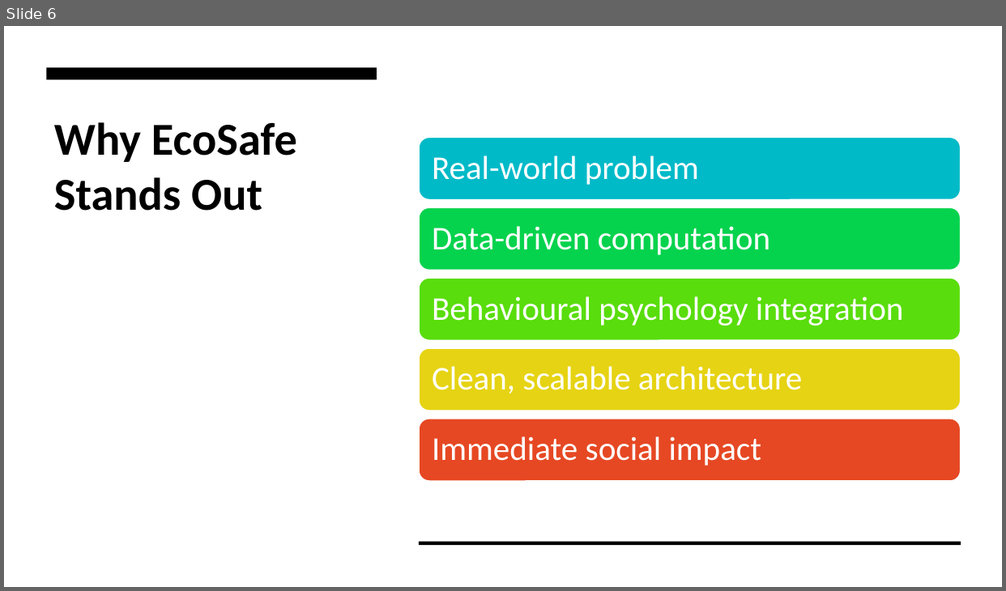
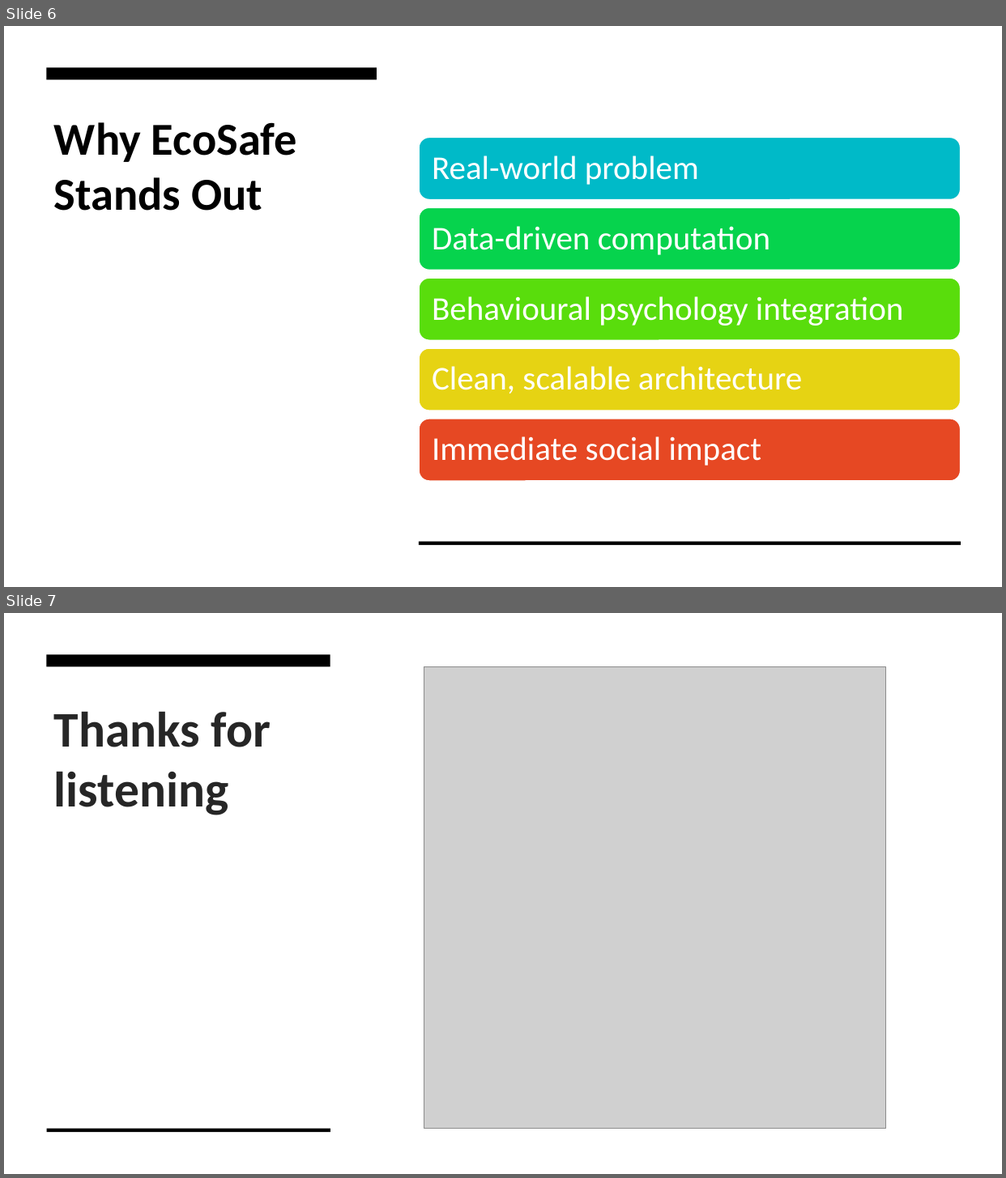
Before and after one commit to 0UMI0/rguhack-famers, a slide deck: ecoSafe.pptx. Shown one above the other, each under a label of ours: slide 6 before the commit, slides 6 and 7 after it. The pictures are 1006x591 and 1006x1178 pixels, drawn with LibreOffice and Linux fonts; fonts in the diff are those of the drawing; grey boxes stand for pictures. Boxes give left, top, right and bottom in pixels: in the first picture for what was removed or moved away, otherwise in the second. Text is boxed around its words. In the diff, an @@ line names an element or a change of style, - is before the commit and + after.

Commit message:
monthly trips + powerpoint

```diff
--- a/ecoSafe.pptx
+++ b/ecoSafe.pptx
@@ slide 7 added at (4, 613, 1002, 1174), background #FFFFFF @@
@@ rectangle added at (4, 613, 1002, 1174), fill #FFFFFF @@
@@ rectangle added at (47, 655, 330, 667), fill #000000 @@
@@ picture added at (424, 667, 886, 1129) @@
@@ title added at (54, 711, 270, 815), 48 pt, text #262626, bold @@
+Thanks for listening
@@ rectangle added at (47, 1129, 330, 1132), fill #000000 @@
```
